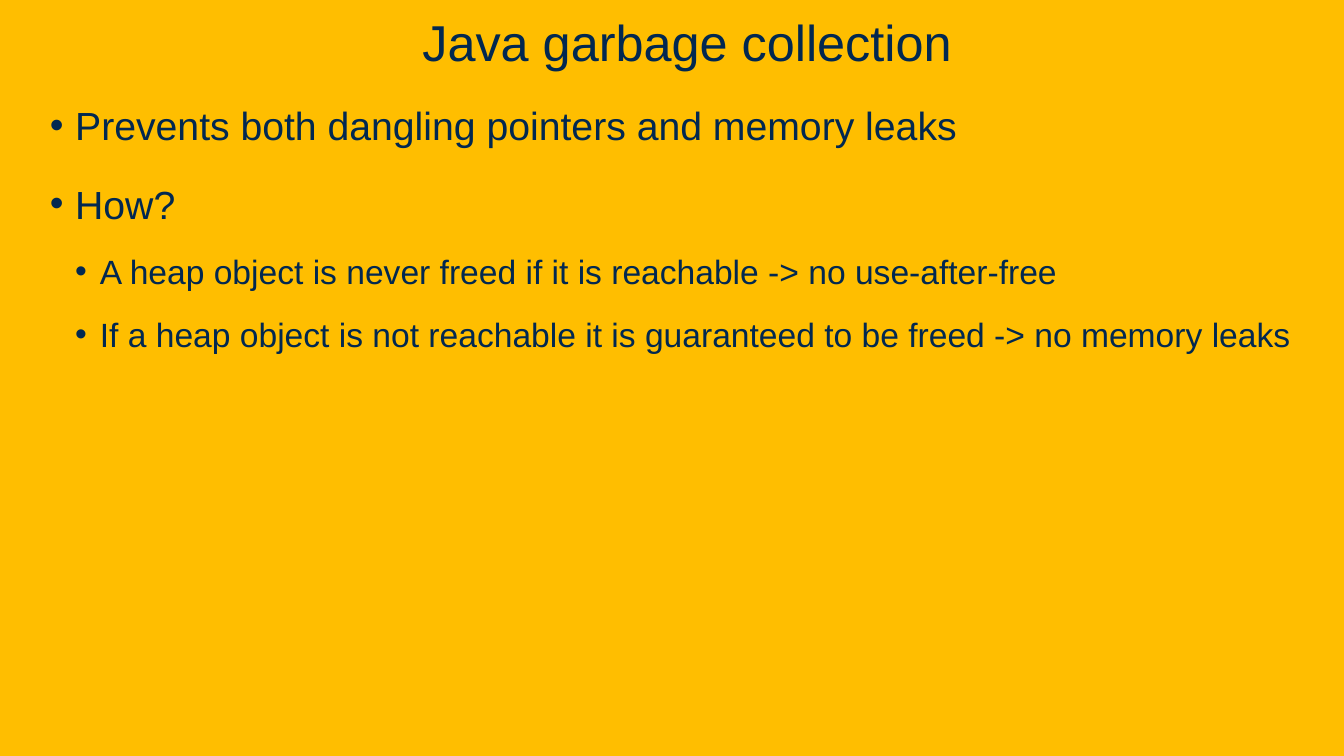
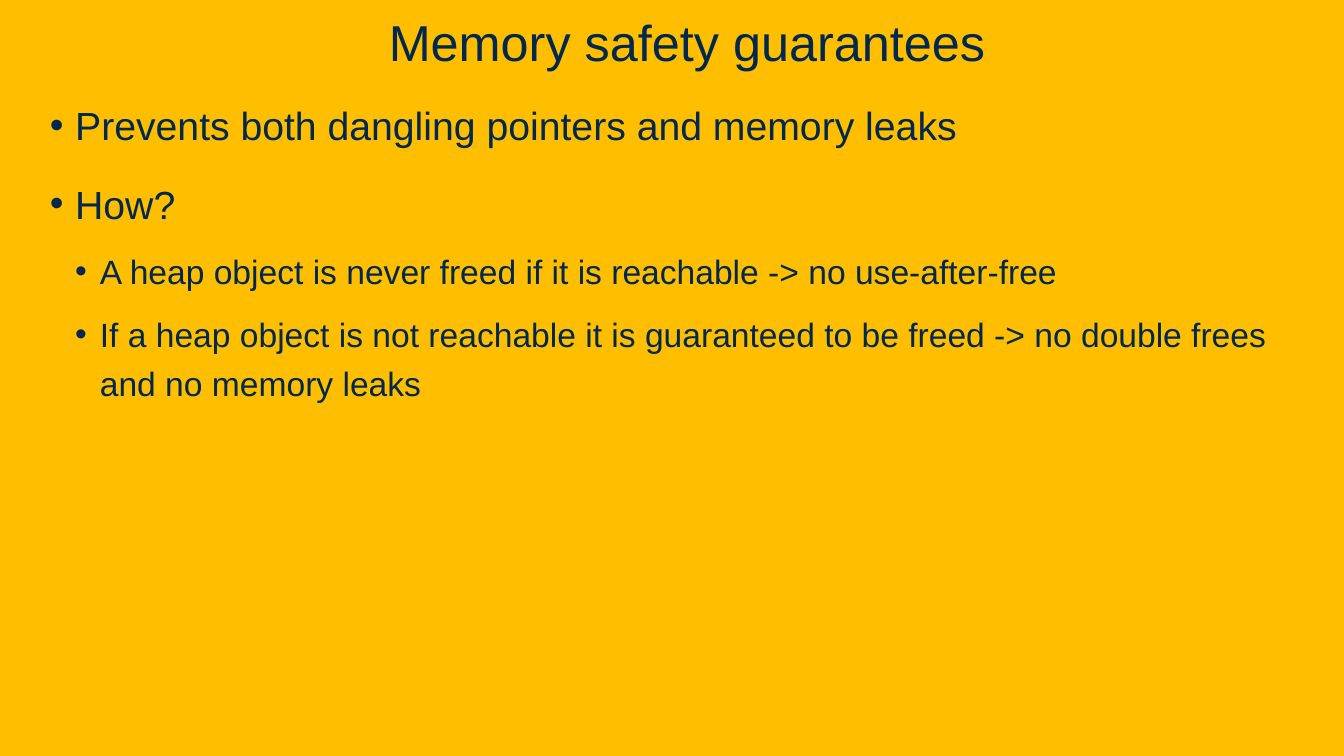
Before and after one commit to davsec-teaching/ECS160-Winter2025, a slide deck: slide 102 of slides/9_software_security.pptx (slide 94 before the commit). Drawn at 1344x756 pixels with LibreOffice and Linux fonts; fonts in the diff are those of the drawing; background and template pictures are left out. Boxes give left, top, right and bottom in pixels: in the first picture for what was removed or moved away, otherwise in the second. Text is boxed around its words. In the diff, an @@ line names an element or a change of style, - is before the commit and + after.

```diff
--- a/slides/9_software_security.pptx
+++ b/slides/9_software_security.pptx
@@ title at (389,24,985,71): text changed @@
-Java garbage collection
+Memory safety guarantees
@@ text at (100,322,1266,403): text changed @@
-  • If a heap object is not reachable it is guaranteed to be freed -> no memory leaks
+  • If a heap object is not reachable it is guaranteed to be freed -> no double frees and no memory leaks
```
Also in this commit, not shown: 9 other slides changed, 16 slides added.
